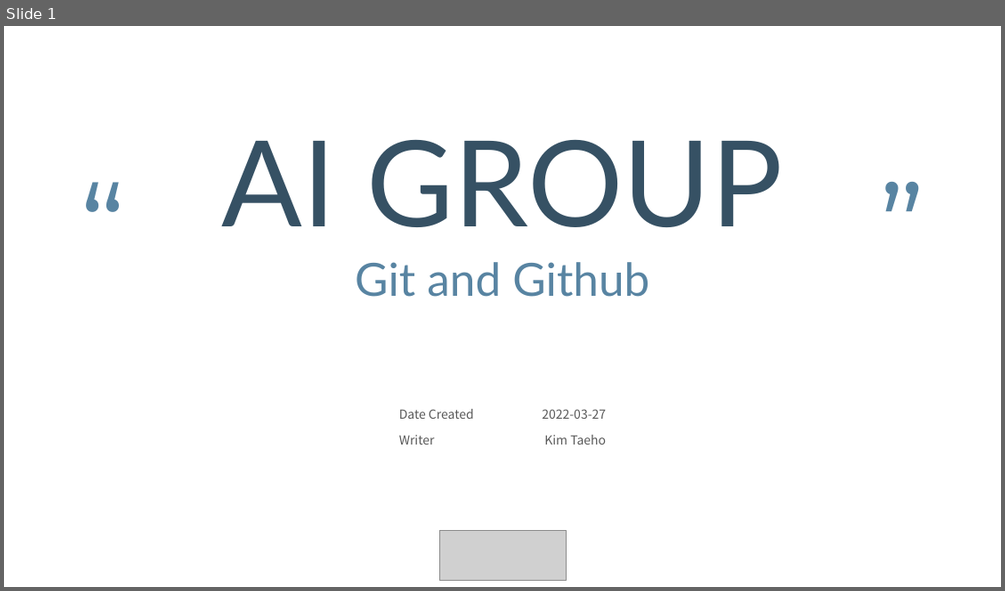
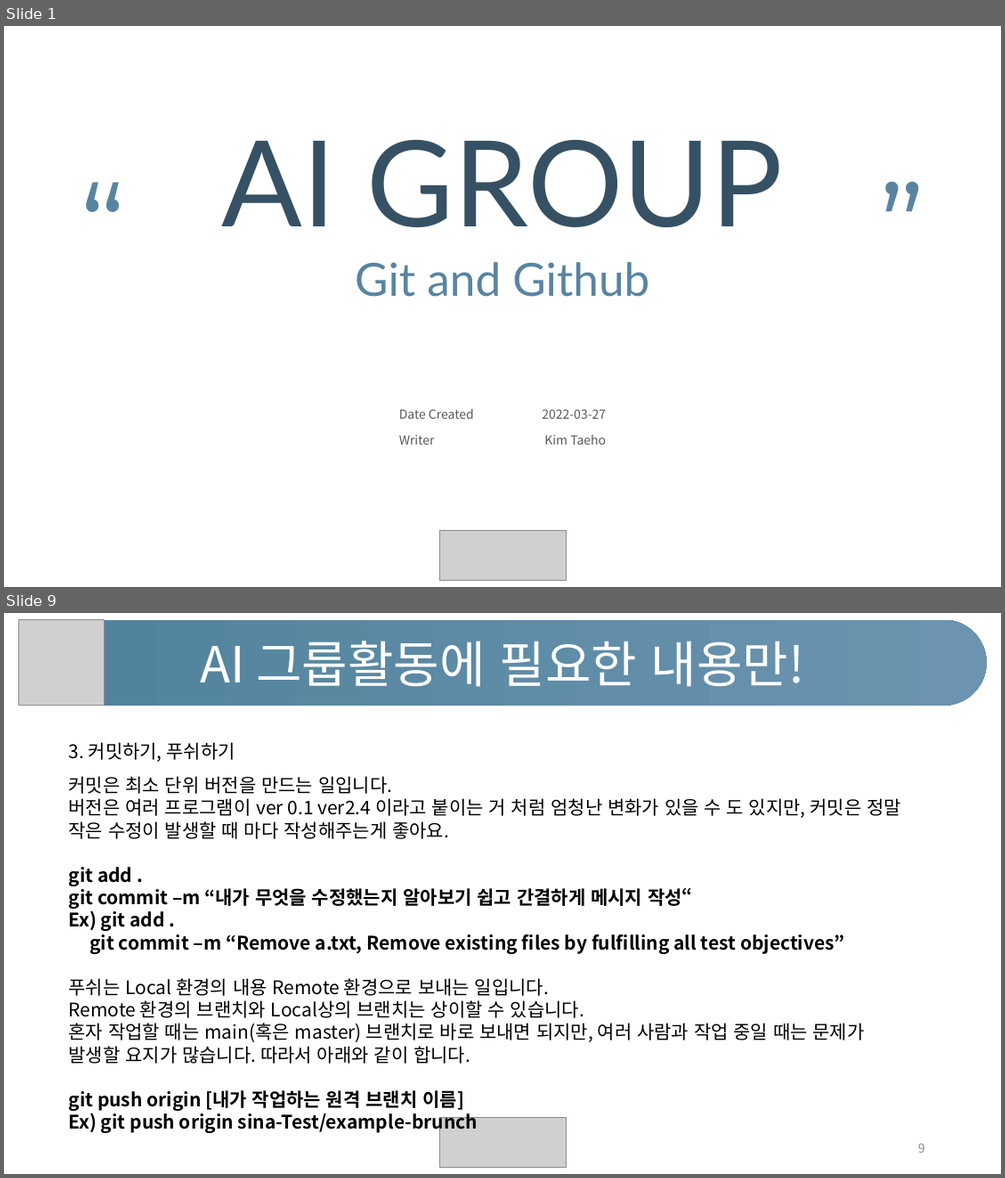
Before and after one commit to 2022-Semtle/AI, a slide deck: slide/public/20220327-Git-and-Github.pptx. Shown one above the other, each under a label of ours: slide 1 before the commit, slides 1 and 9 after it; the slides between them are not shown. The pictures are 1005x591 and 1005x1178 pixels, drawn with LibreOffice and Linux fonts; fonts in the diff are those of the drawing; grey boxes stand for pictures. Boxes give left, top, right and bottom in pixels: in the first picture for what was removed or moved away, otherwise in the second. Text is boxed around its words. In the diff, an @@ line names an element or a change of style, - is before the commit and + after.

```diff
--- a/slide/public/20220327-Git-and-Github.pptx
+++ b/slide/public/20220327-Git-and-Github.pptx
@@ slide 9 added at (4, 613, 1001, 1174), background #FFFFFF @@
@@ rounded rectangle added at (18, 620, 987, 705), fill gradient #50829B to #6C94B0, 48 pt, text #FFFFFF @@
+AI 그룹활동에 필요한 내용만!
@@ picture added at (18, 620, 104, 705) @@
@@ text added at (69, 742, 235, 762), 18 pt, text #000000 @@
+3. 커밋하기, 푸쉬하기
@@ text added at (69, 776, 901, 1133), 18 pt, text #000000 @@
+커밋은 최소 단위 버전을 만드는 일입니다.
+버전은 여러 프로그램이 ver 0.1 ver2.4 이라고 붙이는 거 처럼 엄청난 변화가 있을 수 도 있지만, 커밋은 정말 작은 수정이 발생할 때 마다 작성해주는게 좋아요.
+git add .
+git commit –m “내가 무엇을 수정했는지 알아보기 쉽고 간결하게 메시지 작성“
+Ex) git add .
+git commit –m “Remove a.txt, Remove existing files by fulfilling all test objectives”
+푸쉬는 Local 환경의 내용 Remote 환경으로 보내는 일입니다.
+Remote 환경의 브랜치와 Local상의 브랜치는 상이할 수 있습니다.
+혼자 작업할 때는 main(혹은 master) 브랜치로 바로 보내면 되지만, 여러 사람과 작업 중일 때는 문제가 발생할 요지가 많습니다. 따라서 아래와 같이 합니다.
+git push origin [내가 작업하는 원격 브랜치 이름]
+Ex) git push origin sina-Test/example-brunch
@@ picture added at (439, 1118, 566, 1167) @@
@@ page number added at (918, 1143, 925, 1152), 12 pt, text #8C8C8C @@
+9
```
Also in this commit, not shown: 17 other slides added, 1 slide removed.
